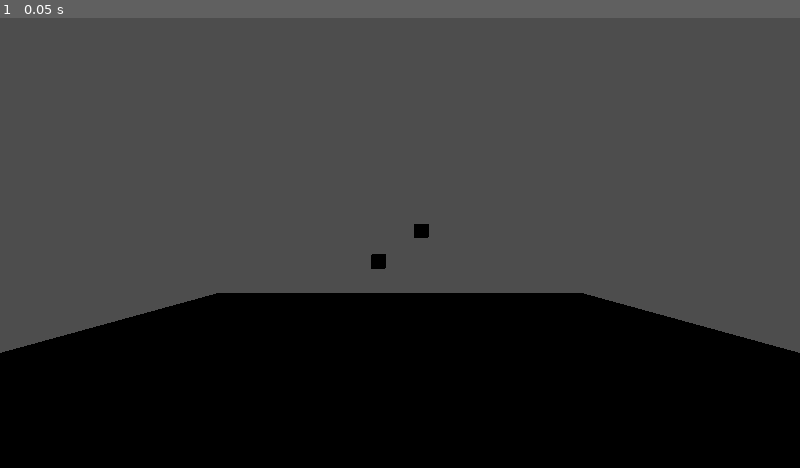
Above: before the commit, frame 1.
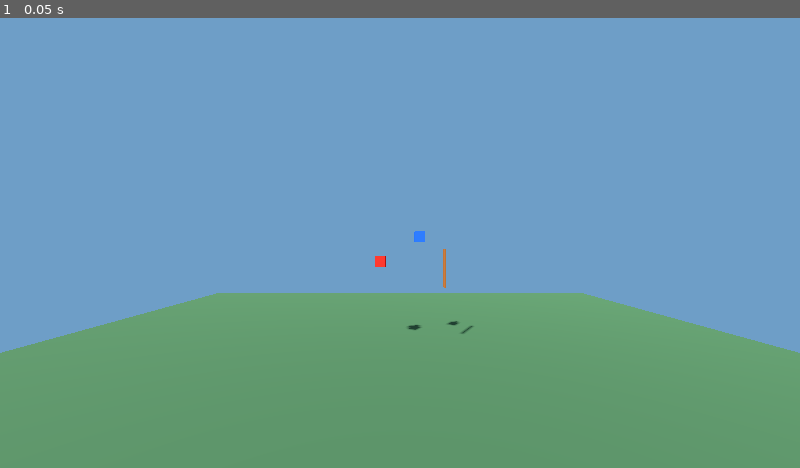
Above: after the commit, the same moment.

Repository: L3mon41k/Simple-Sandbox-VR
Game: Godot game, scene res://scenes/main.tscn
Same seed, same stepped clock (60 frames per second), same inputs: the game is played once before the commit and once after it.
Inputs:
- Up to frame 1 (0.05 s): no input

The runs differ from the first frame. In frame 1, 100% of the frame differs, in the area x 0-100%, y 0-100%.

Commit message:
Add colored sandbox, controller movement and simple grabbing

Diff:
--- a/scripts/main.gd
+++ b/scripts/main.gd
@@ -1,19 +1,56 @@
 extends Node3D
 
 const FLOOR_SIZE := Vector3(12.0, 0.2, 12.0)
-const CUBE_SIZE := Vector3(0.22, 0.22, 0.22)
+const CUBE_SIZE := Vector3(0.17, 0.17, 0.17)
+const MOVE_SPEED := 2.0
+const GRAB_DISTANCE := 0.28
 
 var xr_active := false
+var xr_origin: XROrigin3D
+var xr_camera: XRCamera3D
+var left_controller: XRController3D
+var right_controller: XRController3D
 var left_hand: Node3D
 var right_hand: Node3D
+var held_by_controller: Dictionary = {}
+var previous_grip: Dictionary = {}
 
 
 func _ready() -> void:
 	_build_environment()
+	_build_world()
 	_setup_xr()
 
 
+func _process(delta: float) -> void:
+	if not xr_active:
+		return
+	_update_controller_interaction(left_controller)
+	_update_controller_interaction(right_controller)
+	_move_player(delta)
+
+
 func _build_environment() -> void:
+	var world_environment := WorldEnvironment.new()
+	var environment := Environment.new()
+	environment.background_mode = Environment.BG_COLOR
+	environment.background_color = Color(0.43, 0.62, 0.78)
+	environment.ambient_light_source = Environment.AMBIENT_SOURCE_COLOR
+	environment.ambient_light_color = Color(0.78, 0.82, 0.88)
+	environment.ambient_light_energy = 0.85
+	world_environment.environment = environment
+	add_child(world_environment)
+
+	var sun := DirectionalLight3D.new()
+	sun.name = "SunLight"
+	sun.rotation_degrees = Vector3(-48.0, -32.0, 0.0)
+	sun.light_color = Color(1.0, 0.94, 0.82)
+	sun.light_energy = 1.25
+	sun.shadow_enabled = true
+	add_child(sun)
+
+
+func _build_world() -> void:
 	var floor_body := StaticBody3D.new()
 	floor_body.name = "Floor"
 	add_child(floor_body)
@@ -24,7 +61,8 @@
 	floor_mesh.mesh = plane
 	floor_mesh.position.y = -0.1
 	var floor_material := StandardMaterial3D.new()
-	floor_material.albedo_color = Color(0.22, 0.24, 0.27)
+	floor_material.albedo_color = Color(0.20, 0.34, 0.25)
+	floor_material.roughness = 0.95
 	floor_mesh.material_override = floor_material
 	floor_body.add_child(floor_mesh)
 
@@ -35,17 +73,18 @@
 	floor_shape.position.y = -0.1
 	floor_body.add_child(floor_shape)
 
-	# Keep the demo cubes suspended at different heights until the player moves them.
-	_create_cube(Vector3(-0.35, 1.35, -1.2), Color(0.85, 0.16, 0.13), "RedCube")
-	_create_cube(Vector3(0.35, 1.85, -1.2), Color(0.12, 0.38, 0.9), "BlueCube")
+	_create_cube(Vector3(-0.32, 1.35, -1.2), Color(0.92, 0.12, 0.10), "RedCube")
+	_create_cube(Vector3(0.32, 1.75, -1.2), Color(0.08, 0.30, 0.96), "BlueCube")
+	_create_test_rod(Vector3(0.72, 1.25, -1.1))
 
 
 func _create_cube(at: Vector3, tint: Color, object_name: String) -> void:
 	var body := RigidBody3D.new()
 	body.name = object_name
 	body.position = at
-	body.mass = 0.5
+	body.mass = 0.35
 	body.gravity_scale = 0.0
+	body.add_to_group("grabbable")
 	add_child(body)
 
 	var mesh_instance := MeshInstance3D.new()
@@ -54,7 +93,7 @@
 	mesh_instance.mesh = cube_mesh
 	var material := StandardMaterial3D.new()
 	material.albedo_color = tint
-	material.roughness = 0.72
+	material.roughness = 0.68
 	mesh_instance.material_override = material
 	body.add_child(mesh_instance)
 
@@ -65,6 +104,37 @@
 	body.add_child(collision)
 
 
+func _create_test_rod(at: Vector3) -> void:
+	# A plain wooden test prop for checking grabbing and physics; it is not a weapon.
+	var body := RigidBody3D.new()
+	body.name = "GripTestRod"
+	body.position = at
+	body.mass = 0.45
+	body.gravity_scale = 0.0
+	body.add_to_group("grabbable")
+	add_child(body)
+
+	var wood := StandardMaterial3D.new()
+	wood.albedo_color = Color(0.48, 0.29, 0.14)
+	wood.roughness = 0.9
+
+	var rod_mesh := MeshInstance3D.new()
+	var cylinder := CylinderMesh.new()
+	cylinder.top_radius = 0.025
+	cylinder.bottom_radius = 0.025
+	cylinder.height = 0.62
+	rod_mesh.mesh = cylinder
+	rod_mesh.material_override = wood
+	body.add_child(rod_mesh)
+
+	var collision := CollisionShape3D.new()
+	var shape := CylinderShape3D.new()
+	shape.radius = 0.025
+	shape.height = 0.62
+	collision.shape = shape
+	body.add_child(collision)
+
+
 func _setup_xr() -> void:
 	var openxr := XRServer.find_interface("OpenXR")
 	if openxr == null:
@@ -72,8 +142,6 @@
 		_setup_desktop_preview()
 		return
 
-	# Some Android runtimes initialize OpenXR before the main scene is ready.
-	# Do not initialize it a second time.
 	if not openxr.is_initialized() and not openxr.initialize():
 		push_warning("OpenXR could not be initialized. Starting desktop preview.")
 		_setup_desktop_preview()
@@ -87,18 +155,18 @@
 	xr_active = true
 	get_viewport().use_xr = true
 
-	var origin := XROrigin3D.new()
-	origin.name = "XROrigin3D"
-	add_child(origin)
-
-	var camera := XRCamera3D.new()
-	camera.name = "XRCamera3D"
-	origin.add_child(camera)
-
-	var left_controller := _create_controller(origin, "LeftController", "left_hand")
-	left_hand = _create_hand_model(left_controller, "LeftLowPolyHand", Color(0.78, 0.62, 0.49))
-	var right_controller := _create_controller(origin, "RightController", "right_hand")
-	right_hand = _create_hand_model(right_controller, "RightLowPolyHand", Color(0.78, 0.62, 0.49))
+	xr_origin = XROrigin3D.new()
+	xr_origin.name = "XROrigin3D"
+	add_child(xr_origin)
+
+	xr_camera = XRCamera3D.new()
+	xr_camera.name = "XRCamera3D"
+	xr_origin.add_child(xr_camera)
+
+	left_controller = _create_controller(xr_origin, "LeftController", "left_hand")
+	left_hand = _create_hand_model(left_controller, "LeftLowPolyHand", Color(0.78, 0.62, 0.49), true)
+	right_controller = _create_controller(xr_origin, "RightController", "right_hand")
+	right_hand = _create_hand_model(right_controller, "RightLowPolyHand", Color(0.78, 0.62, 0.49), false)
 
 
 func _create_controller(parent: Node3D, node_name: String, tracker_name: String) -> XRController3D:
@@ -118,7 +186,7 @@
 	camera.current = true
 
 
-func _create_hand_model(parent: Node3D, hand_name: String, skin_color: Color) -> Node3D:
+func _create_hand_model(parent: Node3D, hand_name: String, skin_color: Color, is_left: bool) -> Node3D:
 	var hand := Node3D.new()
 	hand.name = hand_name
 	parent.add_child(hand)
@@ -144,10 +212,11 @@
 		_add_hand_box(finger, "Proximal", Vector3(0.0, 0.0, -finger_lengths[i] * 0.25), Vector3(0.014, 0.014, finger_lengths[i] * 0.5), skin)
 		_add_hand_box(finger, "Distal", Vector3(0.0, 0.0, -finger_lengths[i] * 0.72), Vector3(0.012, 0.012, finger_lengths[i] * 0.42), skin)
 
+	var side := -1.0 if is_left else 1.0
 	var thumb := Node3D.new()
 	thumb.name = "Thumb"
-	thumb.position = Vector3(-0.052, 0.0, -0.035)
-	thumb.rotation_degrees.y = -28.0
+	thumb.position = Vector3(side * 0.052, 0.0, -0.035)
+	thumb.rotation_degrees.y = -side * 40.0
 	hand.add_child(thumb)
 	_add_hand_box(thumb, "ThumbBase", Vector3(0.0, 0.0, -0.025), Vector3(0.019, 0.018, 0.055), skin)
 	_add_hand_box(thumb, "ThumbTip", Vector3(0.0, 0.0, -0.060), Vector3(0.016, 0.016, 0.035), skin)
@@ -164,3 +233,84 @@
 	part.position = at
 	part.material_override = material
 	parent.add_child(part)
+
+
+func _update_controller_interaction(controller: XRController3D) -> void:
+	if controller == null:
+		return
+
+	var controller_id := controller.get_instance_id()
+	var grip_pressed := controller.get_float("grip") > 0.55 or controller.is_button_pressed("grip_click")
+	var was_pressed: bool = previous_grip.get(controller_id, false)
+	var held_data: Dictionary = held_by_controller.get(controller_id, {})
+
+	if grip_pressed and not was_pressed and held_data.is_empty():
+		_try_grab_nearest(controller, controller_id)
+		held_data = held_by_controller.get(controller_id, {})
+
+	if not grip_pressed and was_pressed and not held_data.is_empty():
+		_release_held(controller_id)
+		held_data = {}
+
+	if not held_data.is_empty():
+		var held_body: RigidBody3D = held_data.get("body")
+		if is_instance_valid(held_body):
+			held_body.global_transform = controller.global_transform * held_data.get("offset", Transform3D.IDENTITY)
+
+	previous_grip[controller_id] = grip_pressed
+
+
+func _try_grab_nearest(controller: XRController3D, controller_id: int) -> void:
+	var nearest: RigidBody3D
+	var nearest_distance := GRAB_DISTANCE
+
+	for node in get_tree().get_nodes_in_group("grabbable"):
+		if not node is RigidBody3D:
+			continue
+		var candidate := node as RigidBody3D
+		if candidate.freeze:
+			continue
+		var distance := controller.global_position.distance_to(candidate.global_position)
+		if distance < nearest_distance:
+			nearest = candidate
+			nearest_distance = distance
+
+	if nearest == null:
+		return
+
+	nearest.freeze = true
+	nearest.sleeping = true
+	nearest.linear_velocity = Vector3.ZERO
+	nearest.angular_velocity = Vector3.ZERO
+	var relative_transform: Transform3D = controller.global_transform.affine_inverse() * nearest.global_transform
+	held_by_controller[controller_id] = {"body": nearest, "offset": relative_transform}
+
+
+func _release_held(controller_id: int) -> void:
+	var held_data: Dictionary = held_by_controller.get(controller_id, {})
+	var body: RigidBody3D = held_data.get("body")
+	if is_instance_valid(body):
+		body.freeze = false
+		body.gravity_scale = 1.0
+		body.sleeping = false
+	held_by_controller.erase(controller_id)
+
+
+func _move_player(delta: float) -> void:
+	if left_controller == null or xr_origin == null or xr_camera == null:
+		return
+
+	var stick := left_controller.get_vector2("primary")
+	if stick.length() < 0.05:
+		stick = left_controller.get_vector2("thumbstick")
+	if stick.length() < 0.08:
+		return
+
+	var forward := -xr_camera.global_basis.z
+	forward.y = 0.0
+	forward = forward.normalized()
+	var right := xr_camera.global_basis.x
+	right.y = 0.0
+	right = right.normalized()
+	var movement := (forward * -stick.y + right * stick.x).limit_length(1.0)
+	xr_origin.global_position += movement * MOVE_SPEED * delta
